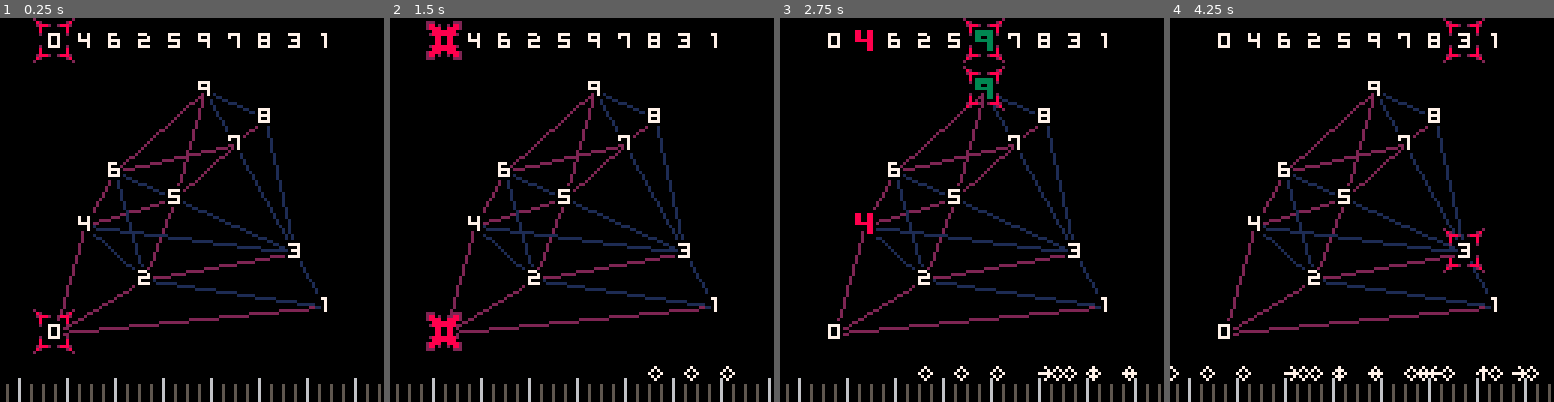
Above: before the commit, frames 1-4 (left to right).
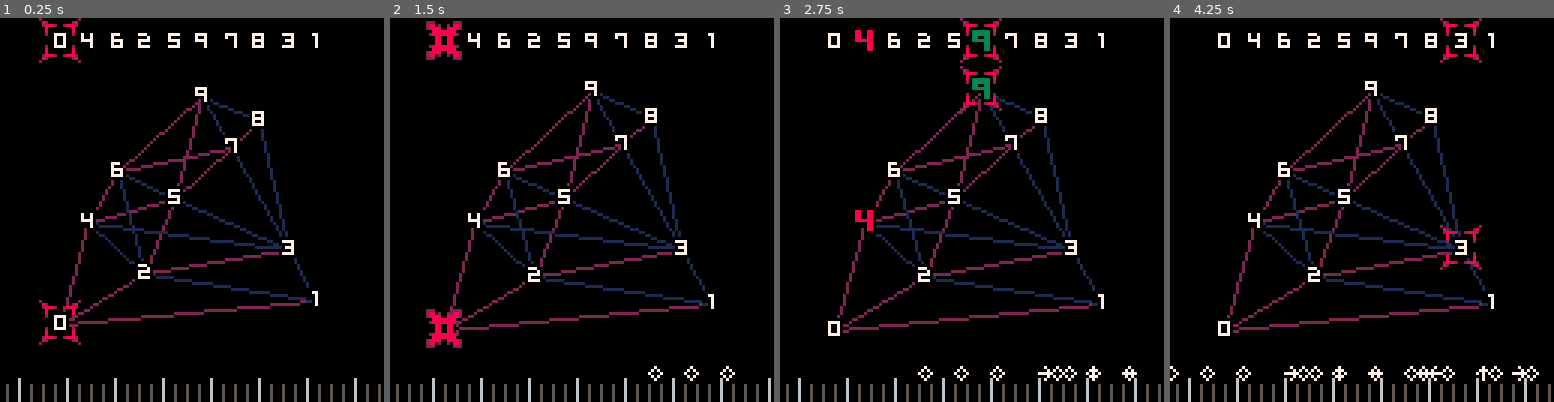
Above: after the commit, the same moments.

Repository: kisonecat/quarder
Game: PICO-8 cartridge fouro.p8
Same seed, same stepped clock (60 frames per second), same inputs: the game is played once before the commit and once after it.
Inputs:
- Up to frame 1 (0.25 s): no input
- Up to frame 2 (1.5 s): tap X (X key) at 0.33, 1.07 s; tap O (Z key) at 0.7 s
- Up to frame 3 (2.75 s): hold Right 1.6-2.1 s; tap O (Z key) at 1.7, 2.1, 2.5 s; tap X (X key) at 1.85 s; hold Up 2.15-2.42 s; hold Right from 2.47 s (still down)
- Up to frame 4 (4.25 s): tap O (Z key) every 0.4 s from 2.9 to 4.1 s; tap X (X key) at 2.97, 4.08 s; release Right at 3.03 s; hold Left 3.08-3.58 s; hold Down 3.63-3.97 s; hold Right from 4.02 s (still down)

The runs differ from the first frame. In frame 1, 8.6% of the frame differs, in the area x 8-86%, y 0-88%; in frame 2, 6.5%; in frame 3, 7.0%; in frame 4, 7.0%.

Commit message:
interpolate when winning

Diff:
--- a/fouro.p8
+++ b/fouro.p8
@@ -27,12 +27,14 @@
 labels = {}
 bolded = {}
 cards = {}
+card_x = {}
+card_y = {}
 
 timeline = {}
 
 selected = {}
 
-color_order = { 8, 3, 12}
+color_order = {8, 3, 12}
 
 function _init()
    reset_selection()
@@ -40,9 +42,12 @@
    for i=1, 10 do
       labels[i] = 48 + i - 1
       bolded[i] = 48 - 16 + i - 1
+      card_x[i] = 64 - 4
+      card_y[i] = 64 - 4
    end
 
    shuffle()
+
 
    px = 1
    py = cards[px]
@@ -59,7 +64,21 @@
       cards[j] = cards[i]
       cards[i] = s
    end
- end
+end
+
+tile_width = 10
+tile_height = 9
+
+margin_x = (128 - tile_width * 10) / 2
+margin_y = (128 - tile_height * 10) / 2
+
+function board_x(x)
+   return (x-1)*tile_width + margin_x
+end
+
+function board_y(y)
+   return 128 - 8 - ((y-1)*tile_height + margin_y)
+end
 
 function reset_selection()
    for i=1, 10 do
@@ -71,6 +90,33 @@
 function selection_error()
    sfx(sfx_error_1)
    sfx(sfx_error_2)
+   reset_selection()
+end
+
+function next_puzzle()
+   resorted = {}
+   resorted_x = {}
+   resorted_y = {}
+
+   for i = 1,10 do
+      if selected[i] == 0 then
+	 add( resorted, cards[i] )
+	 add( resorted_x, card_x[i] )
+	 add( resorted_y, card_y[i] )
+      end
+   end
+   for i = 1,10 do
+      if selected[i] != 0 then
+	 add( resorted, cards[i] )
+	 add( resorted_x, card_x[i] )
+	 add( resorted_y, card_y[i] )
+      end
+   end
+
+   cards = resorted
+   card_x = resorted_x
+   card_y = resorted_y
+
    reset_selection()
 end
 
@@ -179,9 +225,9 @@
 
       if not good then
 	 selection_error()
-      end
-
-      reset_selection()
+      else
+	 next_puzzle()
+      end
    end
 end
 
@@ -189,6 +235,12 @@
    local move_x = false
    local move_y = false
    local move_select = false
+
+   for i = 1,10 do
+      local factor = 5
+      card_x[i] = (factor*card_x[i] + board_x(i))/(factor + 1)
+      card_y[i] = (factor*card_y[i] + board_y(cards[i]))/(factor + 1)
+   end
 
    if (btnp(4) or btnp(5)) then
       if selected[px] != 0 then
@@ -265,29 +317,16 @@
    end
 end
 
-tile_width = 10
-tile_height = 9
-
-margin_x = (128 - tile_width * 10) / 2
-margin_y = (128 - tile_height * 10) / 2
-
-function board_x(x)
-   return (x-1)*tile_width + margin_x
-end
-
-function board_y(y)
-   return 128 - 8 - ((y-1)*tile_height + margin_y)
-end
 
 function draw_edges(sense, color)
    for i=1, 10 do
       local ci = cards[i]
-      local xi = board_x(i) + 4
-      local yi = board_y(ci) + 4
+      local xi = card_x[i] + 4
+      local yi = card_y[i] + 4
       for j=i+1, 10 do
 	 local cj = cards[j]
-	 local xj = board_x(j) + 4
-	 local yj = board_y(cj) + 4
+	 local xj = card_x[j] + 4
+	 local yj = card_y[j] + 4
 
 	 if ci * sense < cj * sense then
 	    local inbetween = false
@@ -344,35 +383,35 @@
       if selected[i] == 0 then
 	 pal()
 	 pal(15, 0)
-	 spr( labels[c], board_x(i), board_y(c) )
-	 spr( labels[c], board_x(i), 4 )
+	 spr( labels[c], card_x[i], card_y[i] )
+	 spr( labels[c], card_x[i], 4 )
       else
 	 pal()
 	 pal(7, 0)
-	 spr( bolded[c], board_x(i)+1, board_y(c) )
-	 spr( bolded[c], board_x(i)-1, board_y(c) )
-	 spr( bolded[c], board_x(i), board_y(c)+1 )
-	 spr( bolded[c], board_x(i), board_y(c)-1 )
-
-	 spr( bolded[c], board_x(i)+1, board_y(c)+1)
-	 spr( bolded[c], board_x(i)-1, board_y(c)-1 )
-	 spr( bolded[c], board_x(i)-1, board_y(c)+1 )
-	 spr( bolded[c], board_x(i)+1, board_y(c)-1 )
+	 spr( bolded[c], card_x[i]+1, card_y[i] )
+	 spr( bolded[c], card_x[i]-1, card_y[i] )
+	 spr( bolded[c], card_x[i], card_y[i]+1 )
+	 spr( bolded[c], card_x[i], card_y[i]-1 )
+
+	 spr( bolded[c], card_x[i]+1, card_y[i]+1)
+	 spr( bolded[c], card_x[i]-1, card_y[i]-1 )
+	 spr( bolded[c], card_x[i]-1, card_y[i]+1 )
+	 spr( bolded[c], card_x[i]+1, card_y[i]-1 )
 
 	 pal(7, color_order[ selected[i] ] )
-	 spr( bolded[c], board_x(i), board_y(c) )
-	 spr( bolded[c], board_x(i), 4 )
+	 spr( bolded[c], card_x[i], card_y[i] )
+	 spr( bolded[c], card_x[i], 4 )
       end
    end
 
    pal()
 
    if (time() - last_beat < 0.1) then
-      spr( 2, board_x(px) - 4, board_y(py) - 4, 2, 2 )
-      spr( 2, board_x(px) - 4, 0, 2, 2 )
+      spr( 2, card_x[px] - 4, card_y[px] - 4, 2, 2 )
+      spr( 2, card_x[px] - 4, 0, 2, 2 )
    else
-      spr( 0, board_x(px) - 4, board_y(py) - 4, 2, 2 )
-      spr( 0, board_x(px) - 4, 0, 2, 2 )
+      spr( 0, card_x[px] - 4, card_y[px] - 4, 2, 2 )
+      spr( 0, card_x[px] - 4, 0, 2, 2 )
    end
 
    draw_timeline()
